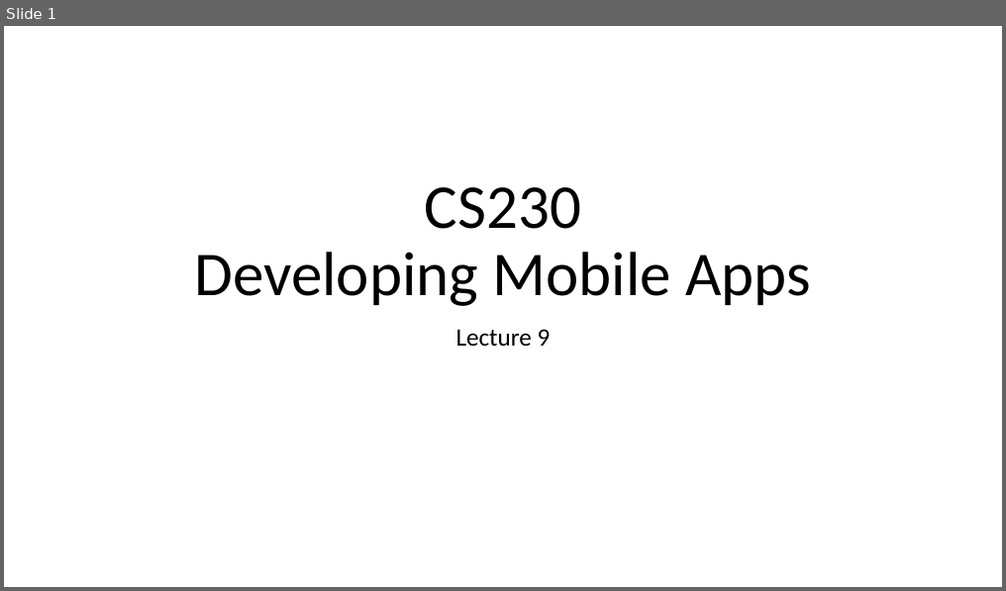
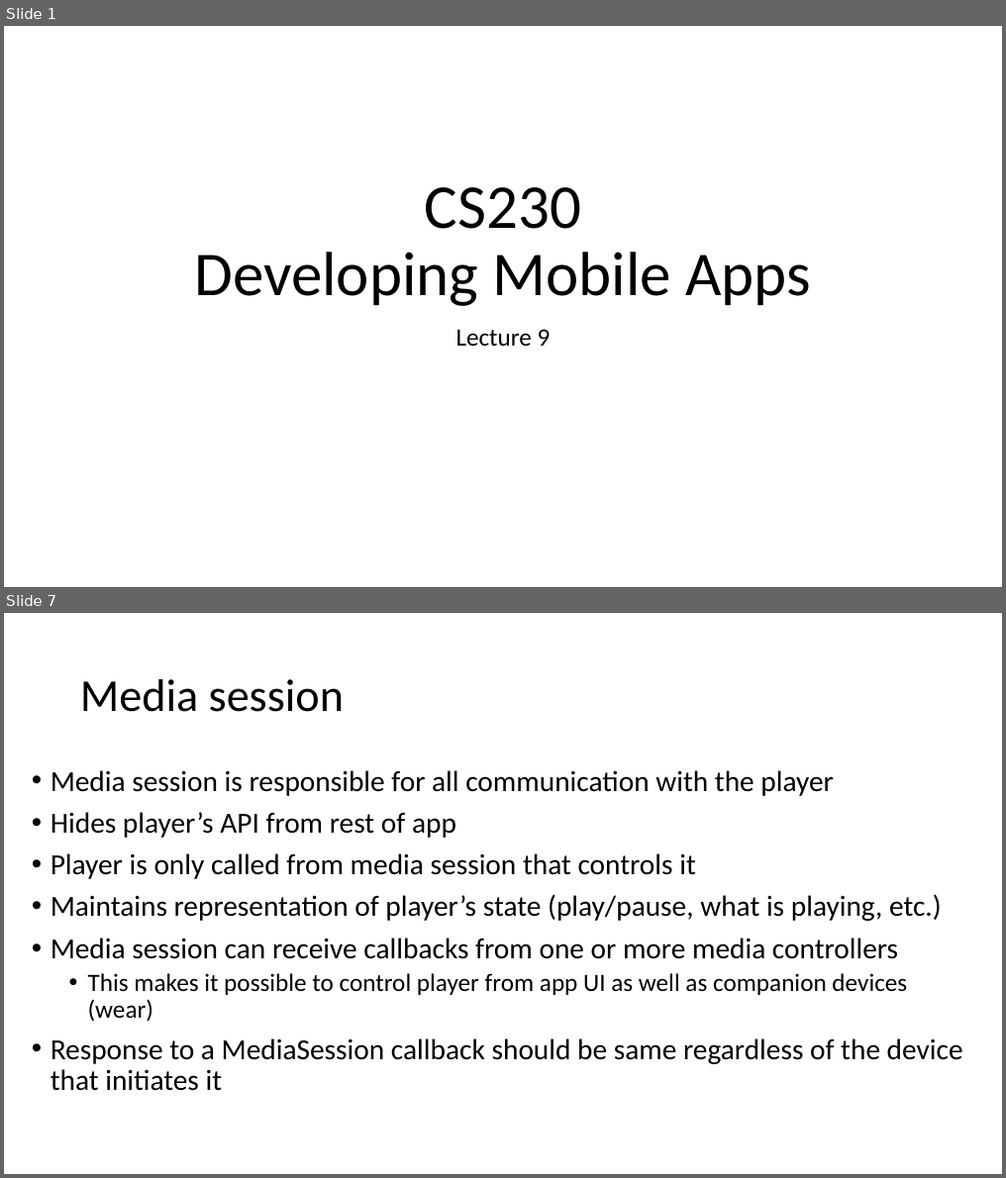
Before and after one commit to russellu/cs230, a slide deck: Lecture_09.pptx. Shown one above the other, each under a label of ours: slide 1 before the commit, slides 1 and 7 after it; the slides between them are not shown. The pictures are 1006x591 and 1006x1178 pixels, drawn with LibreOffice and Linux fonts; fonts in the diff are those of the drawing. Boxes give left, top, right and bottom in pixels: in the first picture for what was removed or moved away, otherwise in the second. Text is boxed around its words. In the diff, an @@ line names an element or a change of style, - is before the commit and + after.

```diff
--- a/Lecture_09.pptx
+++ b/Lecture_09.pptx
@@ slide 7 added at [4, 613, 1002, 1174], background #FFFFFF @@
@@ title added at [80, 679, 344, 712], 44 pt, text #000000 @@
+Media session
@@ text added at [51, 770, 963, 1091], 28 pt, text #000000 @@
+• Media session is responsible for all communication with the player
+• Hides player’s API from rest of app
+• Player is only called from media session that controls it
+• Maintains representation of player’s state (play/pause, what is playing, etc.)
+• Media session can receive callbacks from one or more media controllers
+  • This makes it possible to control player from app UI as well as companion devices (wear)
+• Response to a MediaSession callback should be same regardless of the device that initiates it
```
Also in this commit, not shown: 7 other slides added, 1 slide removed, 5 other files.
